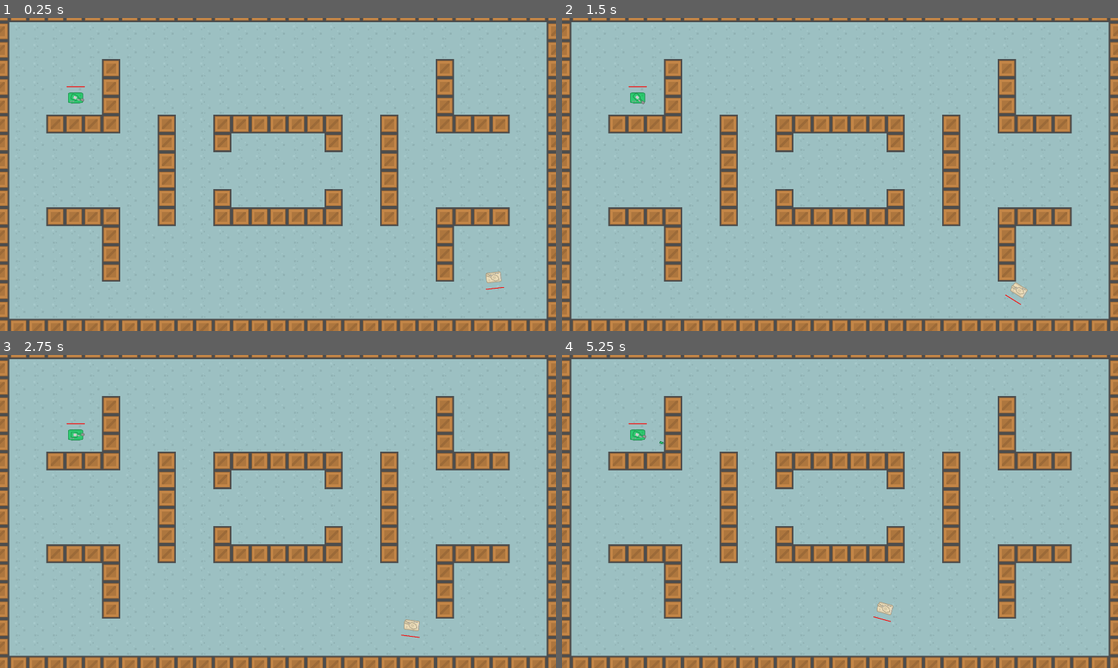
Above: before the commit, frames 1-4 (two rows, left to right).
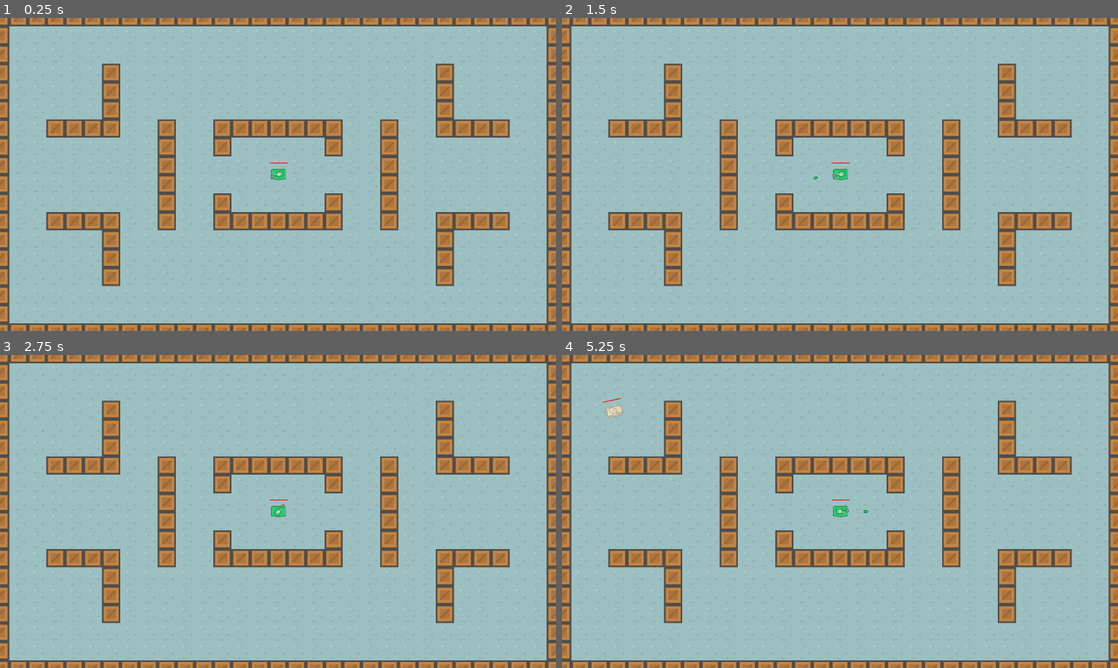
Above: after the commit, the same moments.

Repository: georgetruong/TankDefender
Game: Godot game, scene res://scenes/level_base.tscn
Two runs of this game, one before a commit and one after it. Both use one fixed random seed, a clock stepped at 60 frames per second and the inputs below.
Inputs (mouse positions are in pixels of both pictures, inside the frame that each line leads up to):
- Up to frame 1 (0.25 s): no input
- Up to frame 2 (1.5 s): move the mouse to (962, 158) at 0.52 s; click (962, 158) at 0.67 s; move the mouse to (728, 190) at 1.27 s; click (728, 190) at 1.42 s
- Up to frame 3 (2.75 s): move the mouse to (333, 442) at 2.02 s; click (333, 442) at 2.17 s
- Up to frame 4 (5.25 s): move the mouse to (812, 574) at 2.77 s; click (812, 574) at 2.92 s; move the mouse to (1006, 558) at 3.52 s; click (1006, 558) at 3.67 s; move the mouse to (673, 464) at 4.27 s; click (673, 464) at 4.42 s; move the mouse to (867, 511) at 5.02 s; click (867, 511) at 5.17 s

The runs differ from the first frame. In frame 1, 12% of the frame differs, in the area x 0-100%, y 0-99%; in frame 2, 12%; in frame 3, 12%; in frame 4, 12%.

Commit message:
Basic enemy spawner

Diff:
--- /dev/null
+++ b/scenes/enemy_spawner.tscn
@@ -0,0 +1,18 @@
+[gd_scene load_steps=3 format=3 uid="uid://d2fn7tac5uy6q"]
+
+[ext_resource type="Script" path="res://scripts/enemy_spawner.gd" id="1_nqej7"]
+[ext_resource type="PackedScene" uid="uid://bairbkgtfa6h2" path="res://scenes/enemy_tank.tscn" id="2_fsqa3"]
+
+[node name="EnemySpawner" type="Node2D"]
+script = ExtResource("1_nqej7")
+enemy_scene = ExtResource("2_fsqa3")
+
+[node name="SpawnPositions" type="Node2D" parent="."]
+
+[node name="Marker2D" type="Marker2D" parent="SpawnPositions"]
+
+[node name="Timer" type="Timer" parent="."]
+wait_time = 5.0
+autostart = true
+
+[connection signal="timeout" from="Timer" to="." method="_on_timeout"]
--- a/scenes/level_base.tscn
+++ b/scenes/level_base.tscn
@@ -1,24 +1,30 @@
-[gd_scene load_steps=4 format=3 uid="uid://ohbqqmgiyvqf"]
+[gd_scene load_steps=5 format=3 uid="uid://ohbqqmgiyvqf"]
 
 [ext_resource type="PackedScene" uid="uid://cbt4vh4qy6vuq" path="res://scenes/terrrain_tile_map.tscn" id="1_8imwj"]
+[ext_resource type="Script" path="res://scripts/level_base.gd" id="1_deavh"]
+[ext_resource type="PackedScene" uid="uid://d2fn7tac5uy6q" path="res://scenes/enemy_spawner.tscn" id="2_owc6g"]
 [ext_resource type="PackedScene" uid="uid://beek4k4dgldo3" path="res://scenes/player_tank.tscn" id="2_q7csc"]
-[ext_resource type="PackedScene" uid="uid://bairbkgtfa6h2" path="res://scenes/enemy_tank.tscn" id="3_tdxl8"]
 
 [node name="LevelBase" type="Node2D"]
+script = ExtResource("1_deavh")
 
 [node name="TerrrainTileMap" parent="." instance=ExtResource("1_8imwj")]
 layer_0/tile_data = PackedInt32Array(-262152, 1310721, 4, -196616, 1310721, 4, -131080, 1310721, 4, -65544, 1310721, 4, …(10622 unchanged characters)…
 
+[node name="EnemyContainer" type="Node2D" parent="."]
+
+[node name="EnemySpawner" parent="." instance=ExtResource("2_owc6g")]
+position = Vector2(-628, -176)
+
 [node name="PlayerTank" parent="." instance=ExtResource("2_q7csc")]
-position = Vector2(-437, 11)
+position = Vector2(964, 509)
 motion_mode = 0
 wall_min_slide_angle = 0.261799
 move_speed = 500
 attack_delay = 0.5
 
-[node name="EnemyTank" parent="." instance=ExtResource("3_tdxl8")]
-position = Vector2(2483, 1246)
+[node name="Camera2D" type="Camera2D" parent="."]
+position = Vector2(960, 510)
+zoom = Vector2(0.5, 0.5)
 
-[node name="Camera2D" type="Camera2D" parent="."]
-position = Vector2(960, 540)
-zoom = Vector2(0.5, 0.5)
+[connection signal="enemy_spawned" from="EnemySpawner" to="." method="_on_enemy_spawned"]
--- /dev/null
+++ b/scripts/enemy_spawner.gd
@@ -0,0 +1,24 @@
+extends Node2D
+
+signal enemy_spawned(enemy_instance)
+
+@export var enemy_scene: PackedScene
+
+@onready var timer = $Timer
+@onready var spawn_positions = $SpawnPositions
+
+func _ready():
+	pass
+
+func _on_timeout():
+	print("spawning enemy")
+	spawn_enemy()
+
+func spawn_enemy():
+	var spawn_positions_array = spawn_positions.get_children()
+	var random_spawn_position = spawn_positions_array.pick_random()
+
+	var enemy_instance = enemy_scene.instantiate()
+	enemy_instance.global_position = random_spawn_position.global_position
+
+	emit_signal("enemy_spawned", enemy_instance)
--- a/scripts/enemy_unit.gd
+++ b/scripts/enemy_unit.gd
@@ -34,9 +34,11 @@
 		look_at(next_position)
 
 func is_in_attack_range():
+	# TODO: Refactor into Unit
 	return global_position.distance_to(player.global_position) <= attack_range
 
 func has_line_of_sight() -> bool:
+	# TODO: Refactor into Unit
 	if !player:
 		return false
 
--- /dev/null
+++ b/scripts/level_base.gd
@@ -0,0 +1,10 @@
+extends Node2D
+
+@onready var enemy_container = $EnemyContainer
+
+func _on_enemy_spawned(enemy_instance:Variant):
+	#enemy_instance.connect("died", _on_enemy_died)
+	enemy_container.add_child(enemy_instance)
+
+func _on_enemy_died():
+	pass
